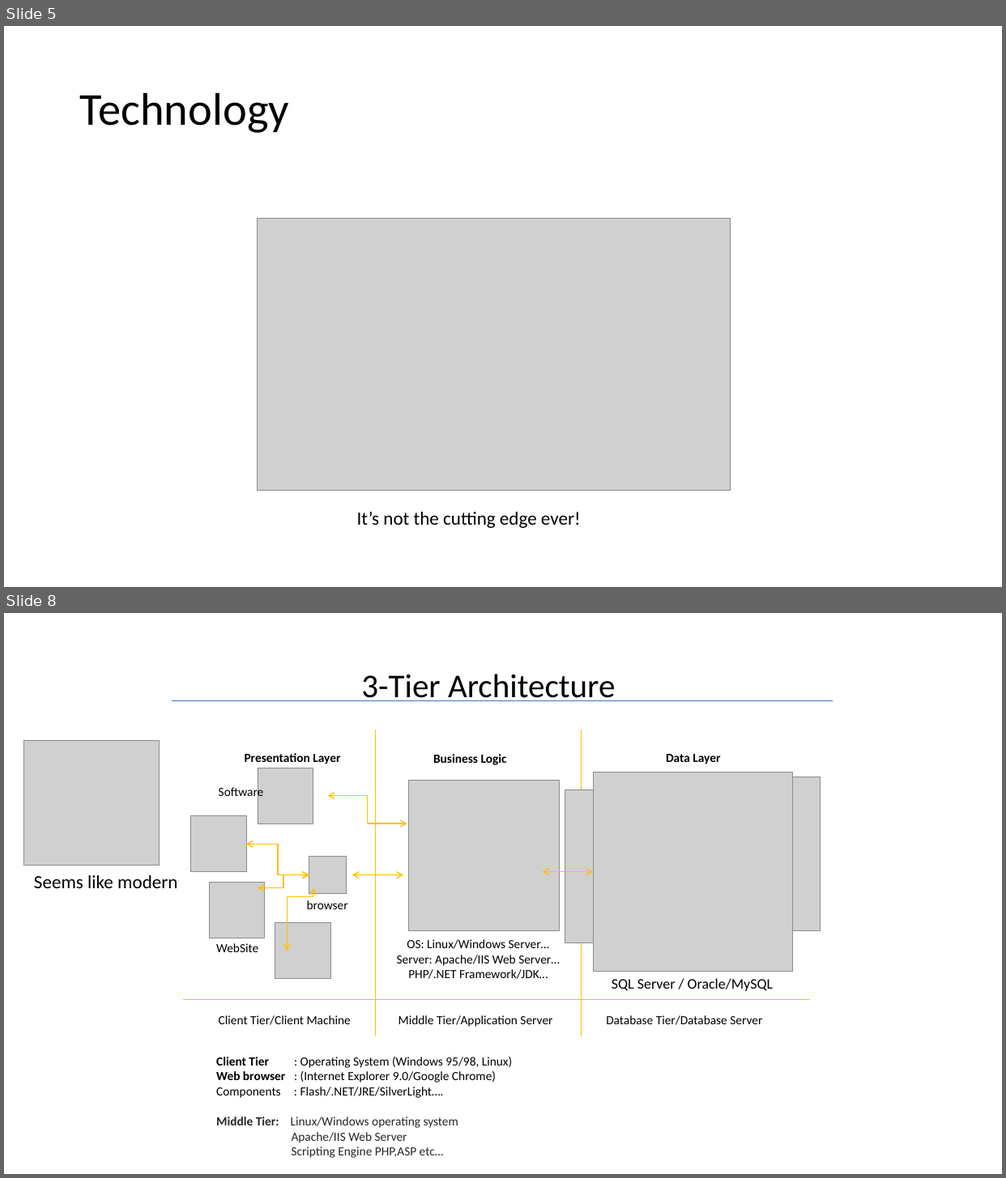
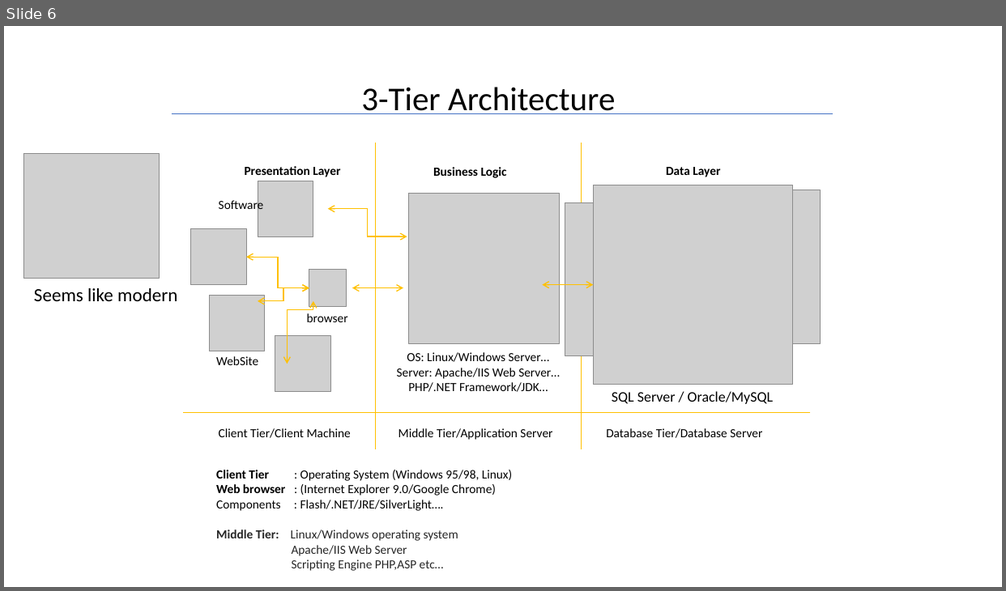
Before and after one commit to accorddeveloper/ASP.NET-MVC-Bootstrapper-Installed-Example, a slide deck: ASP.NET Presentation_2.pptx. Shown one above the other, each under a label of ours: slides 5 and 8 before the commit, slide 6 after it; the slides between them are not shown. The pictures are 1006x1178 and 1006x591 pixels, drawn with LibreOffice and Linux fonts; fonts in the diff are those of the drawing; grey boxes stand for pictures. Boxes give left, top, right and bottom in pixels: in the first picture for what was removed or moved away, otherwise in the second. Text is boxed around its words. In the diff, an @@ line names an element or a change of style, - is before the commit and + after.

```diff
--- a/ASP.NET Presentation_2.pptx
+++ b/ASP.NET Presentation_2.pptx
@@ slide 5 removed at <box>4,26,1002,587</box>, background #FFFFFF @@
@@ title removed at <box>80,92,289,133</box> @@
-Technology
@@ picture removed at <box>257,219,731,490</box> @@
@@ text removed at <box>357,512,581,528</box> @@
-It’s not the cutting edge ever!
@@ what was slide 8 is now slide 6 @@
```
Also in this commit, not shown: 5 slides changed, 1 slide added, 4 other slides removed, 19 other files.
